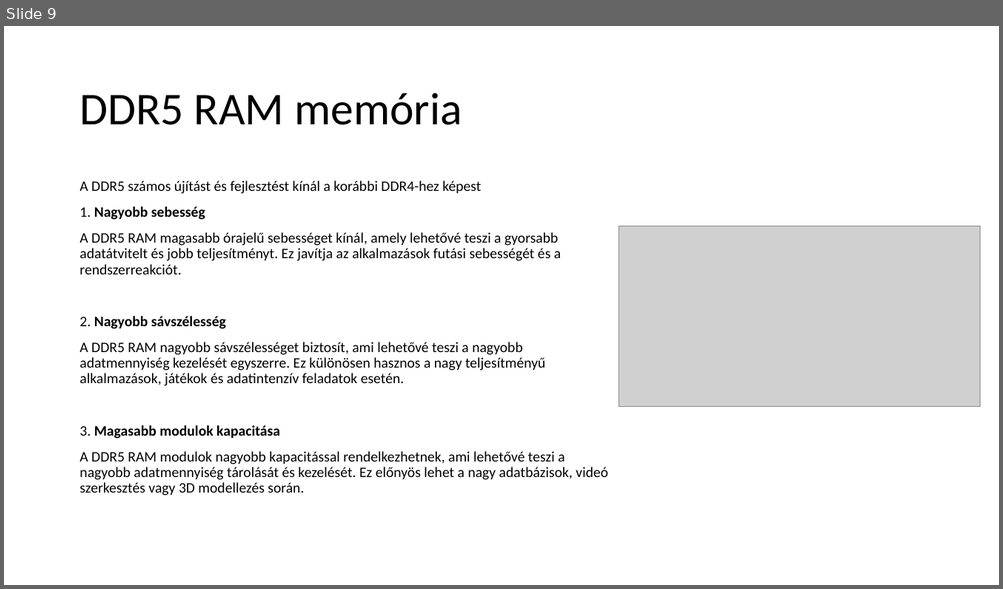
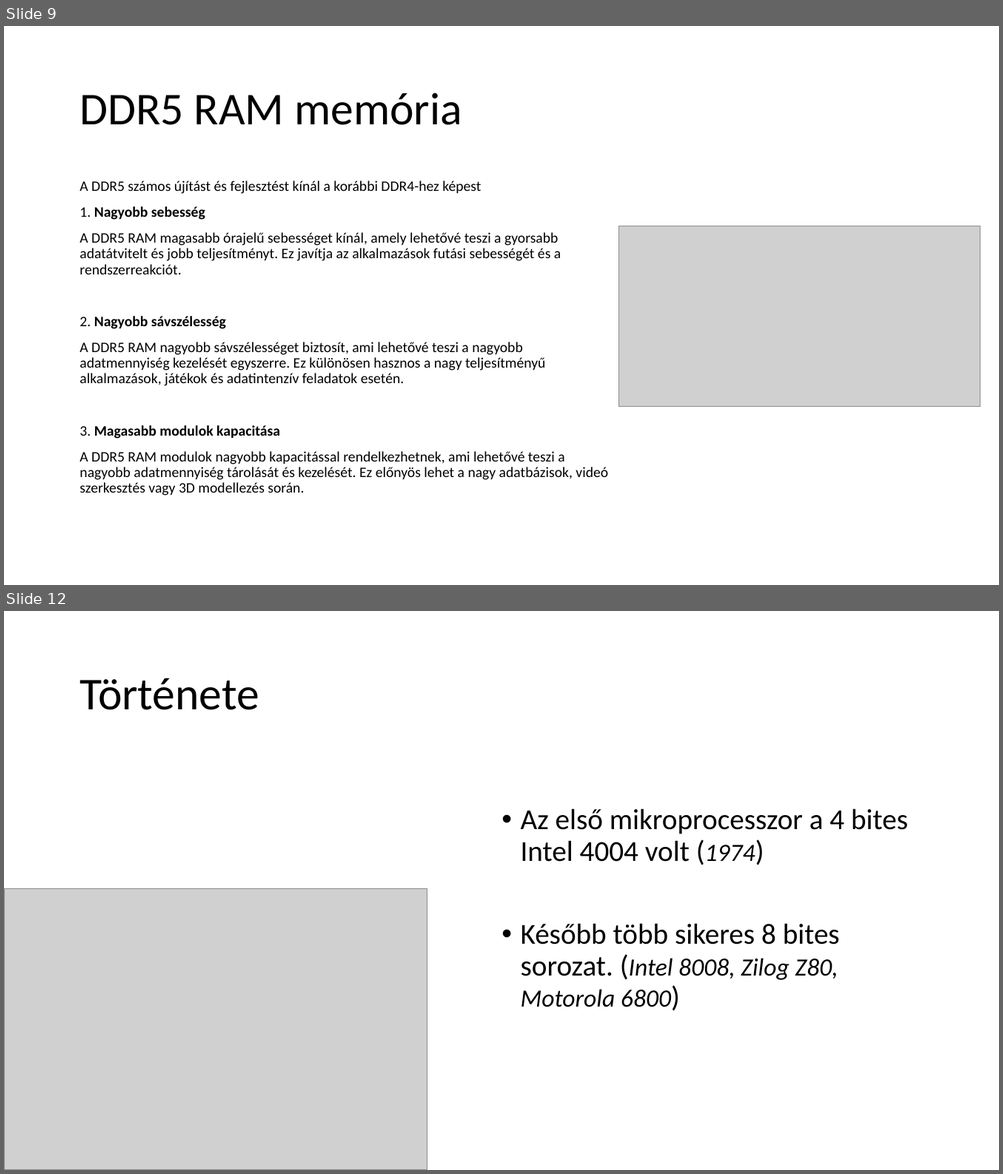
Before and after one commit to OsziMisi/Jozsika, a slide deck: Puritánppt.pptx. Shown one above the other, each under a label of ours: slide 9 before the commit, slides 9 and 12 after it; the slides between them are not shown. The pictures are 1003x589 and 1003x1174 pixels, drawn with LibreOffice and Linux fonts; fonts in the diff are those of the drawing; grey boxes stand for pictures. Boxes give left, top, right and bottom in pixels: in the first picture for what was removed or moved away, otherwise in the second. Text is boxed around its words. In the diff, an @@ line names an element or a change of style, - is before the commit and + after.

```diff
--- a/Puritánppt.pptx
+++ b/Puritánppt.pptx
@@ slide 12 added at <box>4,611,999,1170</box>, background #FFFFFF @@
@@ title added at <box>79,678,259,710</box>, 44 pt, text #000000 @@
+Története
@@ text added at <box>521,809,908,1008</box>, 28 pt, text #000000 @@
+• Az első mikroprocesszor a 4 bites Intel 4004 volt (1974)
+• Később több sikeres 8 bites sorozat. (Intel 8008, Zilog Z80, Motorola 6800)
@@ picture added at <box>4,889,427,1170</box> @@
```
Also in this commit, not shown: 1 slide changed, 5 other slides added.
